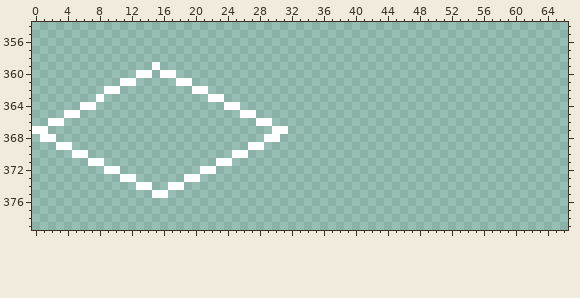
Two states of a pixel-art file, assets/sprites/terrain/tileset.aseprite. That is the earlier state.
352x384 pixels, 1 frame. Shown: x 0..66, y 354..379.
New version:
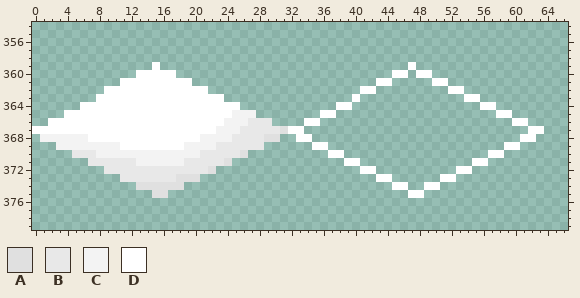
Palette (. is transparent): A #e0e0e0  B #e8e8e8  C #f3f3f3  D #ffffff
Changes in this commit:
--- layer "Layer 1"
@@ x 0..66 @@
 358 ...................................................................
-359 ...............D...................................................
-360 .............DD.DD.................................................
-361 ...........DD.....DD...............................................
-362 .........DD.........DD.............................................
-363 ........D.............DD...........................................
-364 ......DD................DD.........................................
-365 ....DD....................DD.......................................
-366 ..DD........................DD.....................................
-367 DD............................DD...................................
-368 .DD..........................DD....................................
-369 ...DD......................DD......................................
-370 .....DD..................DD........................................
-371 .......DD..............DD..........................................
-372 .........DD..........DD............................................
-373 ...........DD......DD..............................................
-374 .............DD..DD................................................
-375 ...............DD..................................................
+359 ...............D...............................D...................
+360 .............DDDDD...........................DD.DD.................
+361 ...........DDDDDDDDD.......................DD.....DD...............
+362 .........DDDDDDDDDDDDD...................DD.........DD.............
+363 ........DDDDDDDDDDDDDDDD................D.............DD...........
+364 ......DDDDDDDDDDDDDDDDDDDD............DD................DD.........
+365 ....DDDDDDDDDDDDDDDDDDDDDCCC........DD....................DD.......
+366 ..DDDDDDDDDDDDDDDDDDDDDDCCCBBB....DD........................DD.....
+367 DDDDDDDDDDDDDDDDDDDDDDDCCCBBBBBADD............................DD...
+368 .CCCCCCDDDDDDDDDDDDDDCCCCBBBBAA..DD..........................DD....
+369 ...CCCCCCCCDDDDDDDDCCCCBBBBBB......DD......................DD......
+370 .....BBBCCCCCCCCCCCCCBBBBBA..........DD..................DD........
+371 .......BBBBBBCCCCCCBBBBBA..............DD..............DD..........
+372 .........BBBBBBBBBBBBBA..................DD..........DD............
+373 ...........BBBBBBBAAA......................DD......DD..............
+374 .............AAAAAA..........................DD..DD................
+375 ...............AA..............................DD..................
 376 ...................................................................
Where, in picture pixels (left, top, right, bottom), the same in both pictures:
changed: (40, 62, 544, 198)
